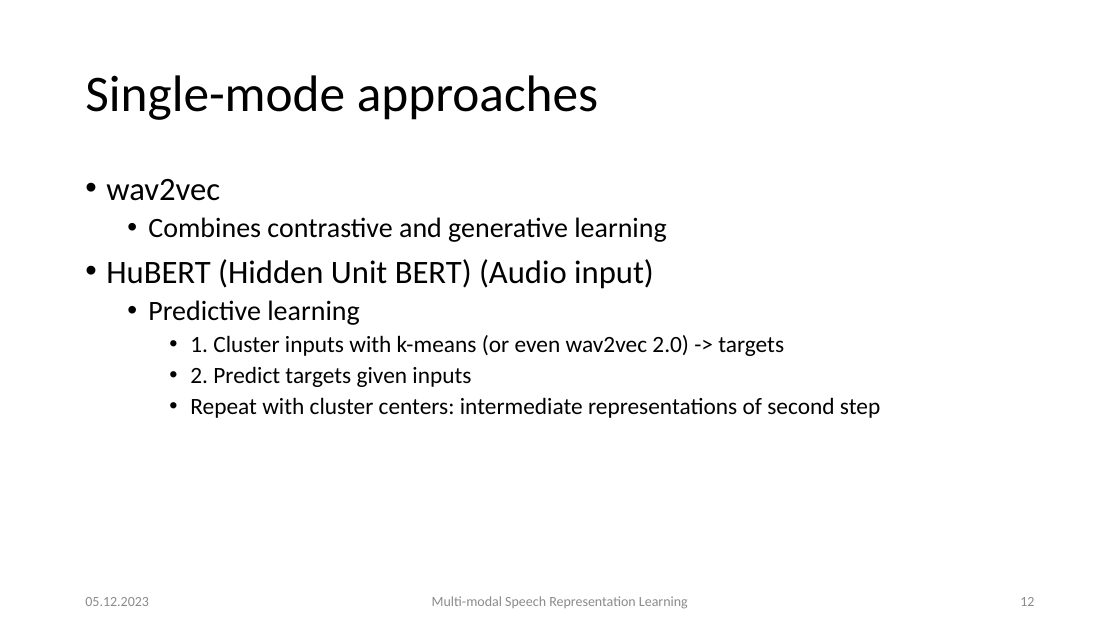
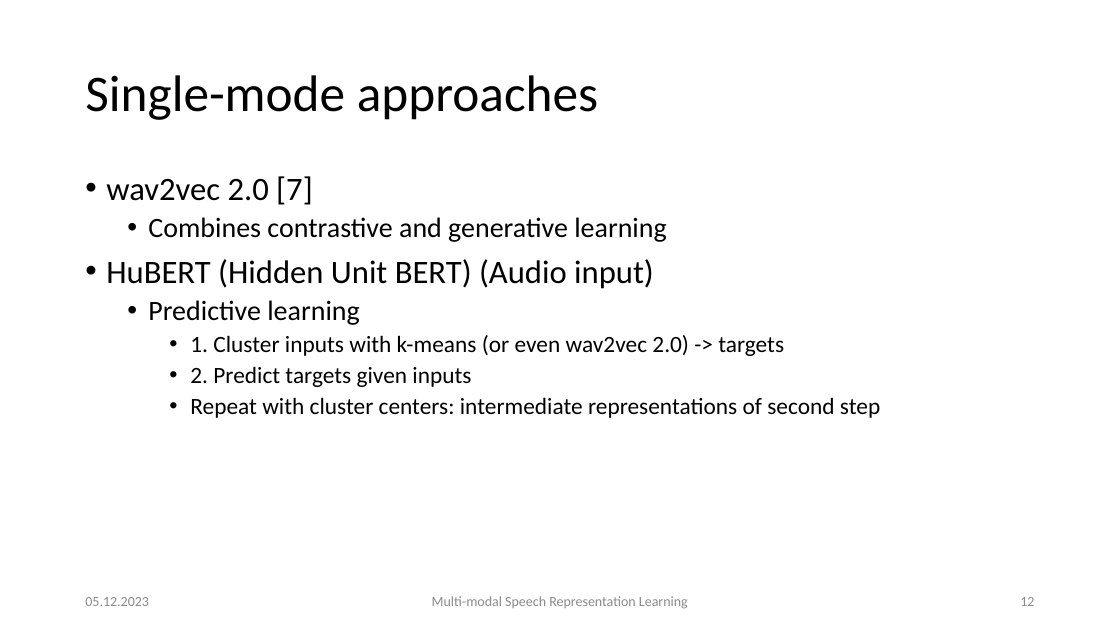
Before and after one commit to carlos-schmidt/nn-seminar, a slide deck: slide 12 of presentation.pptx. Drawn at 1120x630 pixels with LibreOffice and Linux fonts; fonts in the diff are those of the drawing. Boxes give left, top, right and bottom in pixels: in the first picture for what was removed or moved away, otherwise in the second. Text is boxed around its words. In the diff, an @@ line names an element or a change of style, - is before the commit and + after.

```diff
--- a/presentation.pptx
+++ b/presentation.pptx
@@ text at box(106, 176, 313, 205): text changed @@
-• wav2vec
+• wav2vec 2.0 [7]
```
Also in this commit, not shown: 13 other slides changed, 3 slides added.
